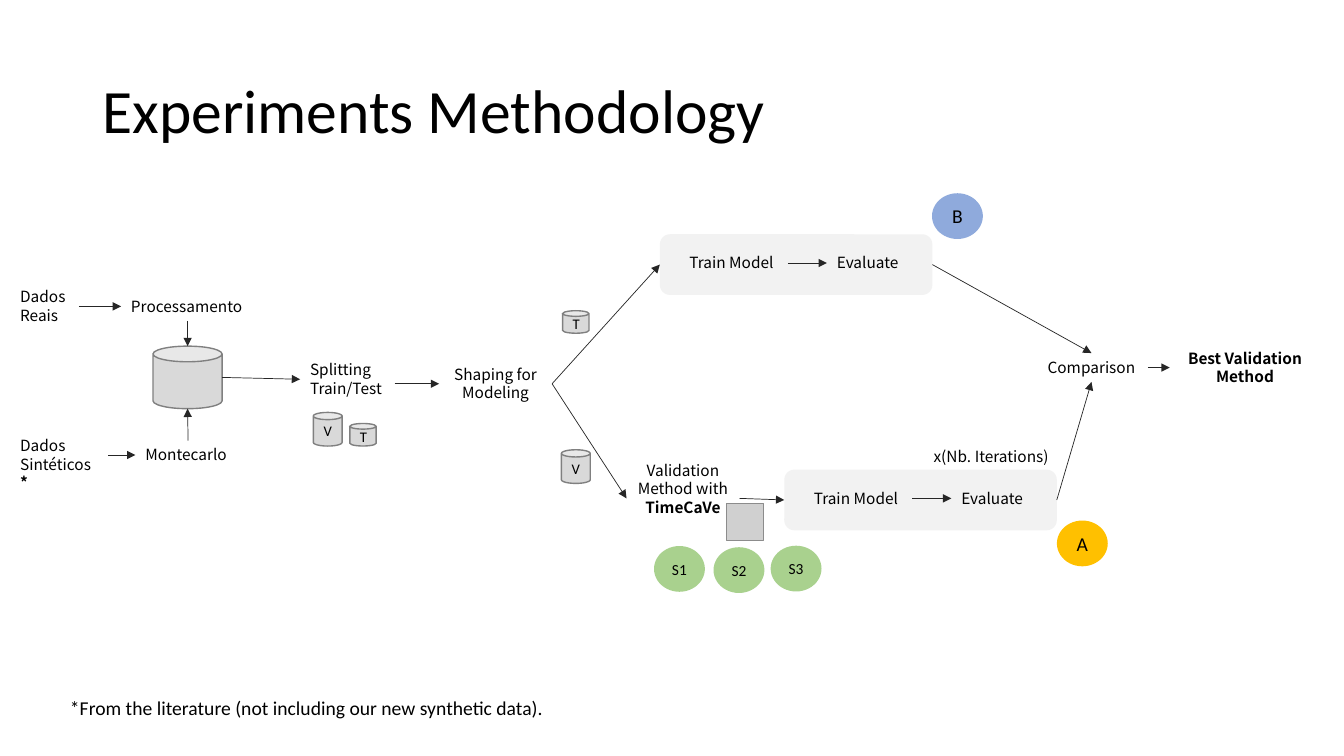
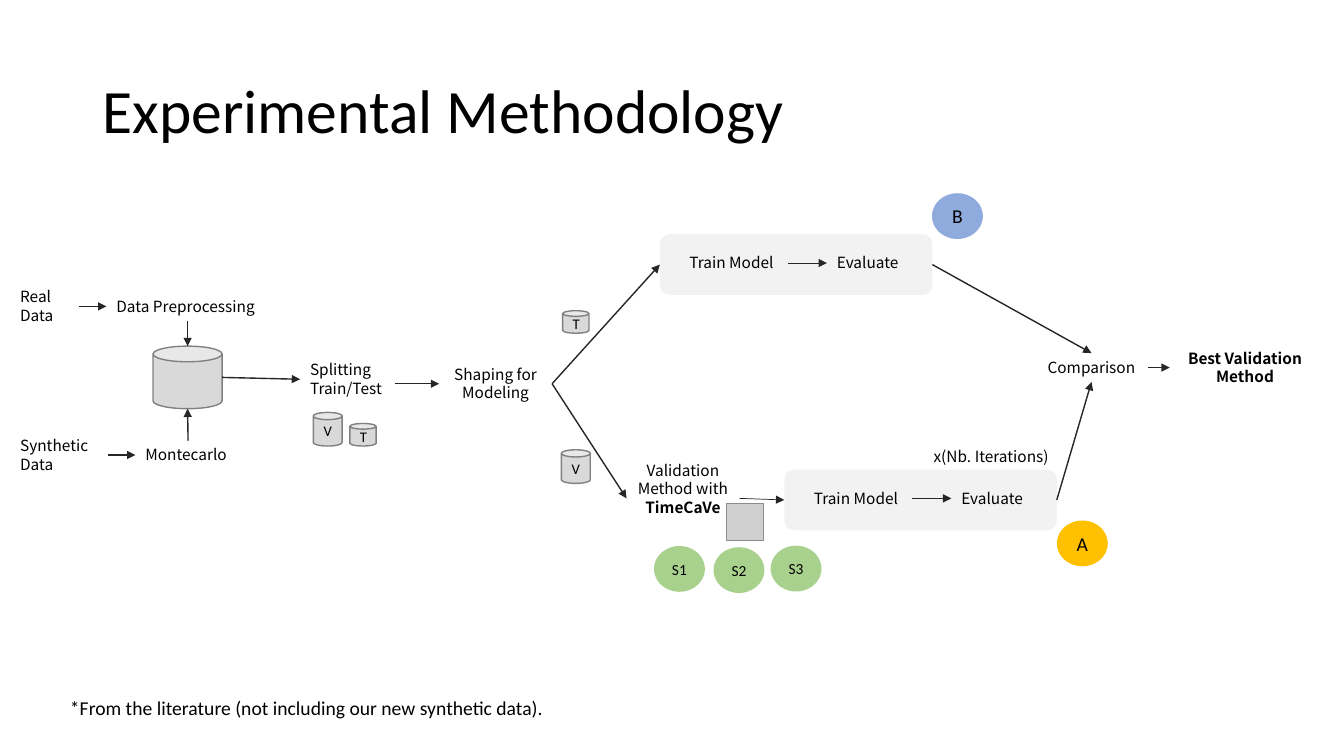
Before and after one commit to MiguelLoureiro98/timecave, a slide deck: slide 4 of papers/.ppt/TimeSeriesCV_31052024.pptx (slide 18 before the commit). Drawn at 1344x756 pixels with LibreOffice and Linux fonts; fonts in the diff are those of the drawing; grey boxes stand for pictures. Boxes give left, top, right and bottom in pixels: in the first picture for what was removed or moved away, otherwise in the second. Text is boxed around its words. In the diff, an @@ line names an element or a change of style, - is before the commit and + after.

```diff
--- a/papers/.ppt/TimeSeriesCV_31052024.pptx
+++ b/papers/.ppt/TimeSeriesCV_31052024.pptx
@@ title at <box>102,90,784,144</box>: text changed @@
-Experiments Methodology
+Experimental Methodology
@@ arrow (553, 384) - (660, 264): stroke #262626 0.5 pt to #262626 1 pt @@
@@ arrow (933, 264) - (1092, 353): stroke #262626 0.5 pt to #262626 1 pt @@
@@ text at <box>20,289,53,321</box>: text changed @@
-Dados
-Reais
+Real Data
@@ arrow moved from (79, 307) - (121, 307) to (79, 307) - (107, 307) @@
@@ arrow (79, 307) - (107, 307): stroke #262626 0.5 pt to #262626 1 pt @@
@@ text at <box>116,300,255,316</box>: text changed @@
-Processamento
+Data Preprocessing
@@ arrow (222, 377) - (300, 379): stroke #262626 0.5 pt to #262626 1 pt @@
@@ arrow (553, 384) - (627, 498): stroke #262626 0.5 pt to #262626 1 pt @@
@@ arrow (1057, 500) - (1092, 382): stroke #262626 0.5 pt to #262626 1 pt @@
@@ arrow (189, 441) - (188, 408): stroke #262626 0.5 pt to #262626 1 pt @@
@@ text at <box>20,438,88,470</box>: text changed @@
-Dados
-Sintéticos*
+Synthetic Data
```
Also in this commit, not shown: 4 other slides changed, 8 slides added, 16 slides removed, 1 other file.
